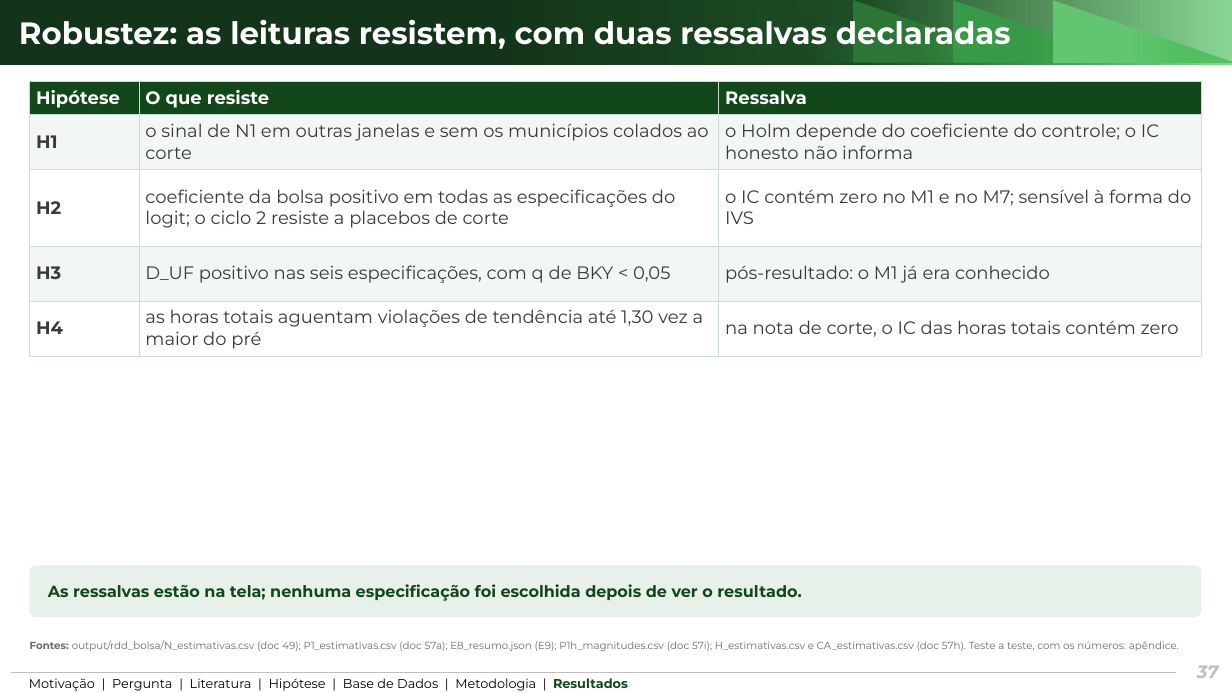
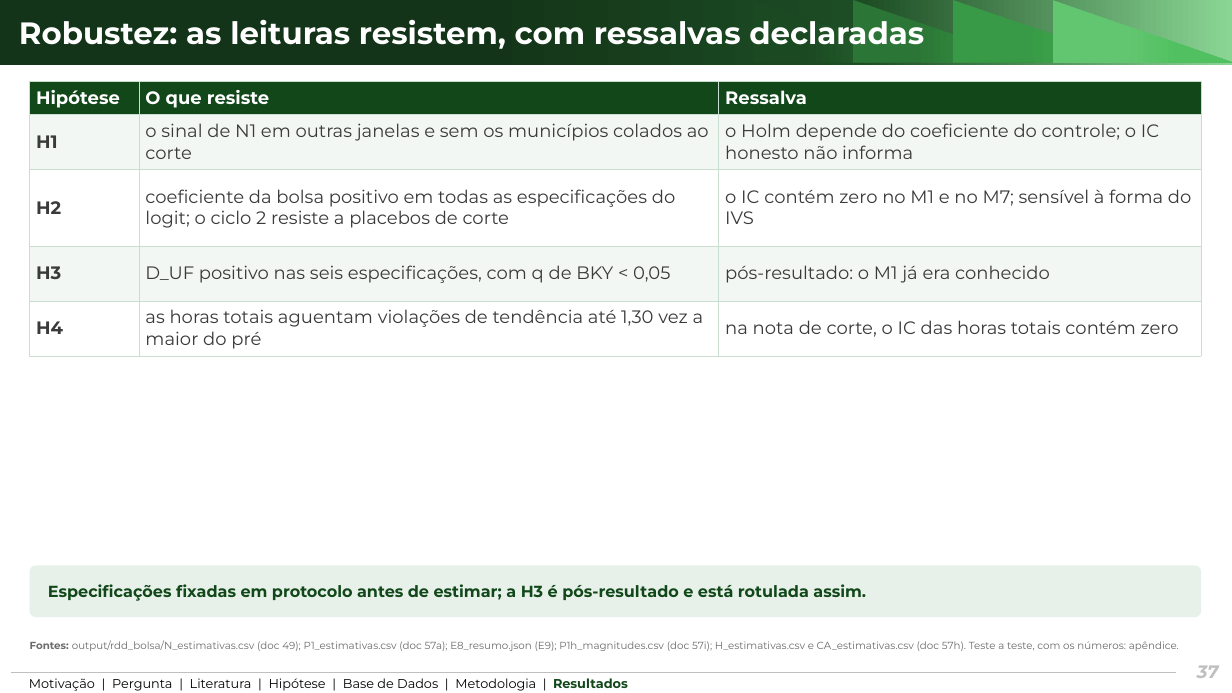
Before and after one commit to ka1victor/impact-eval-health-econ-pmme, a slide deck: slide 37 of output/apresentacao_banca2/deck_banca2_proposta.pptx. Drawn at 1232x693 pixels with LibreOffice and Linux fonts; fonts in the diff are those of the drawing; background and template pictures are left out. Boxes give left, top, right and bottom in pixels: in the first picture for what was removed or moved away, otherwise in the second. Text is boxed around its words. In the diff, an @@ line names an element or a change of style, - is before the commit and + after.

```diff
--- a/output/apresentacao_banca2/deck_banca2_proposta.pptx
+++ b/output/apresentacao_banca2/deck_banca2_proposta.pptx
@@ title at (x1=19, y1=15, x2=924, y2=52): text changed @@
-Robustez: as leituras resistem, com duas ressalvas declaradas
+Robustez: as leituras resistem, com ressalvas declaradas
@@ text in rounded rectangle at (x1=48, y1=584, x2=866, y2=601): text changed @@
-As ressalvas estão na tela; nenhuma especificação foi escolhida depois de ver o resultado.
+Especificações fixadas em protocolo antes de estimar; a H3 é pós-resultado e está rotulada assim.
```
Also in this commit, not shown: 1 other slide changed, 5 other files.
